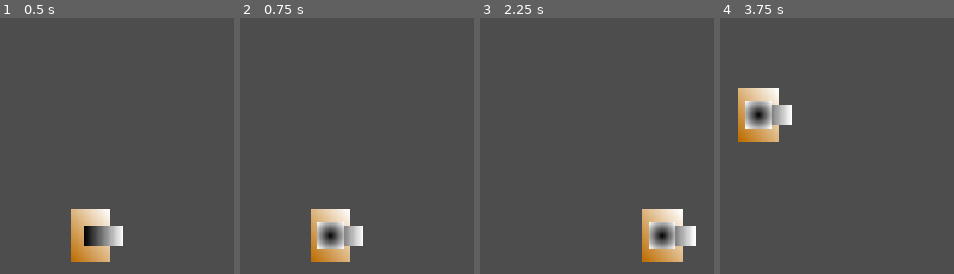
Above: before the commit, frames 1-4 (left to right).
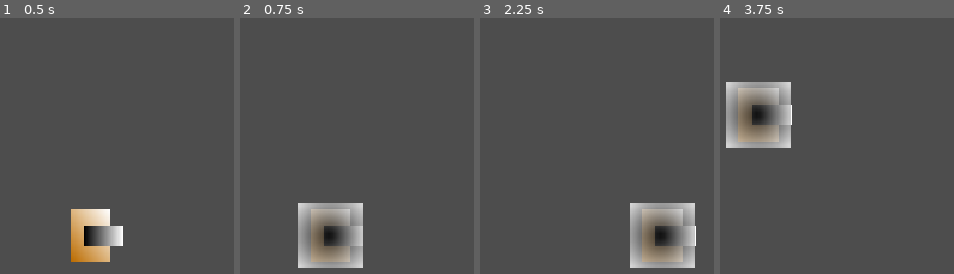
Above: after the commit, the same moments.

Repository: dranik544/explanation-overdue
Game: Godot game, scene res://scenes/main.tscn
The game is run twice, just before and just after one commit, with the same random seed, the same clock (stepped at 60 frames per second) and the same inputs.
Inputs (mouse positions are in pixels of both pictures, inside the frame that each line leads up to):
- Up to frame 1 (0.5 s): no input
- Up to frame 2 (0.75 s): move the mouse to (outside the picture) at 0.52 s; click (outside the picture) at 0.67 s
- Up to frame 3 (2.25 s): tap Enter at 1.25 s; drag from (outside the picture) to (529, 140) at 1.27 s; move the mouse to (outside the picture) at 2.02 s; click (outside the picture) at 2.17 s
- Up to frame 4 (3.75 s): tap Space at 2.75 s; drag from (769, 140) to (outside the picture) at 2.77 s; move the mouse to (outside the picture) at 3.52 s; click (outside the picture) at 3.67 s

Frame 1 is identical in both runs. In frame 2, 7.0% of the frame differs, in the area x 24-53%, y 72-98%; in frame 3, 7.0%; in frame 4, 7.1%, in the area x 2-31%, y 25-51%.

Commit message:
added animations

Diff:
--- a/scenes/player/player.gd
+++ b/scenes/player/player.gd
@@ -34,7 +34,6 @@
 
 	# если касание для прицела активно, то срабатывает перемещение на позиции, иначе скрытие
 	if touchAimActive: aimSprite.position = touchAimDragOffset
-	else: aimSprite.visible = false
 
 	# гравитация и проверка касания пола
 	if not is_on_floor():
@@ -78,11 +77,11 @@
 			touchAimActive = true
 			lastTouchAimPos = event.position
 			touchAimDragOffset = Vector2.ZERO
-			aimSprite.visible = true
+			aimFrontAnimationTween()
 		else:
 			touchAimActive = false
 			touchAimDragOffset = Vector2.ZERO
-			aimSprite.visible = false
+			aimBackAnimationTween()
 	elif event is InputEventScreenDrag and touchAimActive:
 		# так как я долбоёб, тут надо подробнее выписать:
 		# производим запоминание последнего места касания, ведь позже lastRightTouchPos будет изменён
@@ -97,3 +96,35 @@
 		# тут проверка, насколько далеко прицел от игрока. если далеко тооооооооо
 		if touchAimDragOffset.length() > maxDistanceAim:
 			touchAimDragOffset = touchAimDragOffset.normalized() * maxDistanceAim # мы хуярим его :)
+
+func aimBackAnimationTween():
+	aimSprite.modulate.a = 1.0
+
+	var tween: Tween = create_tween()
+	tween.set_parallel(true)
+	tween.set_ease(Tween.EASE_OUT)
+	tween.set_trans(Tween.TRANS_CIRC)
+
+	tween.tween_property(aimSprite, "position", Vector2.ZERO, 0.2)
+	tween.tween_property(aimSprite, "modulate:a", 0.0, 0.2)
+
+	await tween.finished
+	if not touchAimActive:
+		aimSprite.visible = false
+
+func aimFrontAnimationTween():
+	aimSprite.visible = true
+	aimSprite.modulate.a = 0.0
+	aimSprite.scale = Vector2(4.0, 4.0)
+
+	var tween: Tween = create_tween()
+	tween.set_parallel(true)
+	tween.set_ease(Tween.EASE_OUT)
+	tween.set_trans(Tween.TRANS_BACK)
+
+	tween.tween_property(aimSprite, "scale", Vector2(1.0, 1.0), 0.5)
+	tween.tween_property(aimSprite, "modulate:a", 1.0, 0.3)
+
+	await tween.finished
+	if not touchAimActive:
+		aimSprite.visible = false
--- a/scenes/player/player.tscn
+++ b/scenes/player/player.tscn
@@ -24,8 +24,8 @@
 
 [sub_resource type="GradientTexture2D" id="GradientTexture2D_gmlin"]
 gradient = SubResource("Gradient_dovo2")
-width = 32
-height = 32
+width = 16
+height = 16
 fill = 1
 fill_from = Vector2(0.5, 0.5)
 
@@ -43,5 +43,4 @@
 offset = Vector2(8, 0)
 
 [node name="aimSprite" type="Sprite2D" parent="."]
-scale = Vector2(0.5, 0.5)
 texture = SubResource("GradientTexture2D_gmlin")
